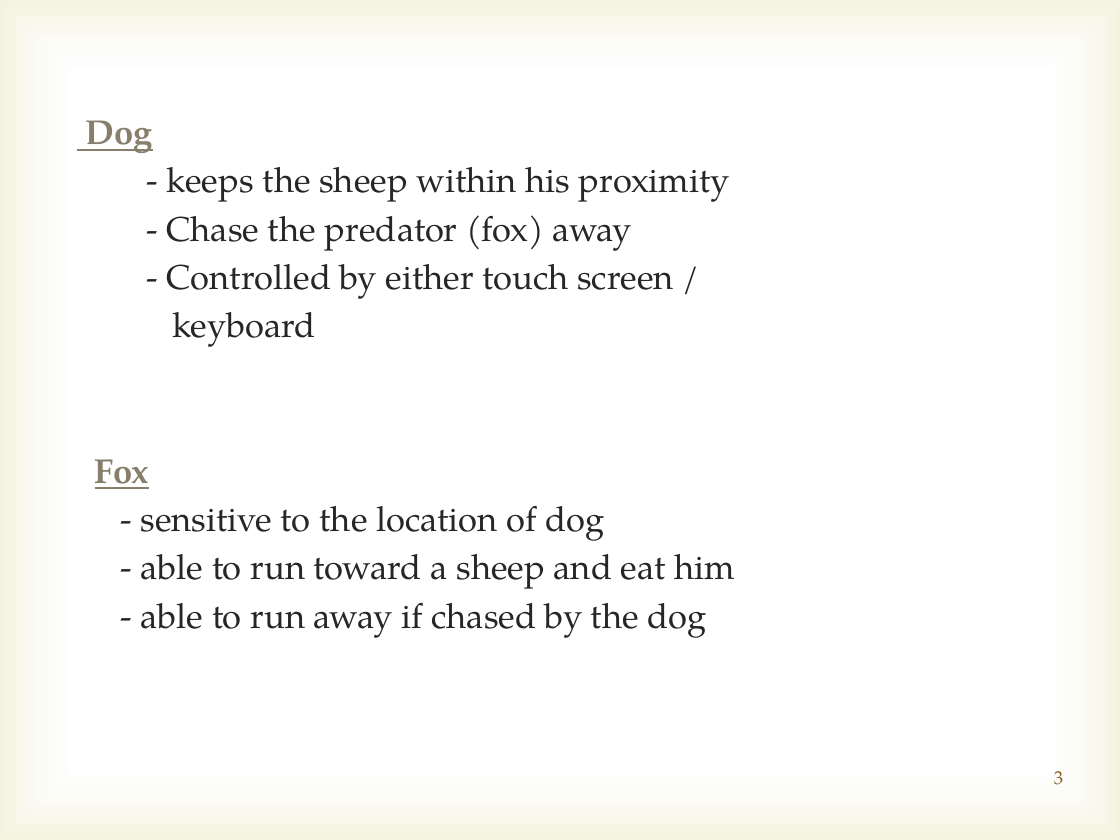
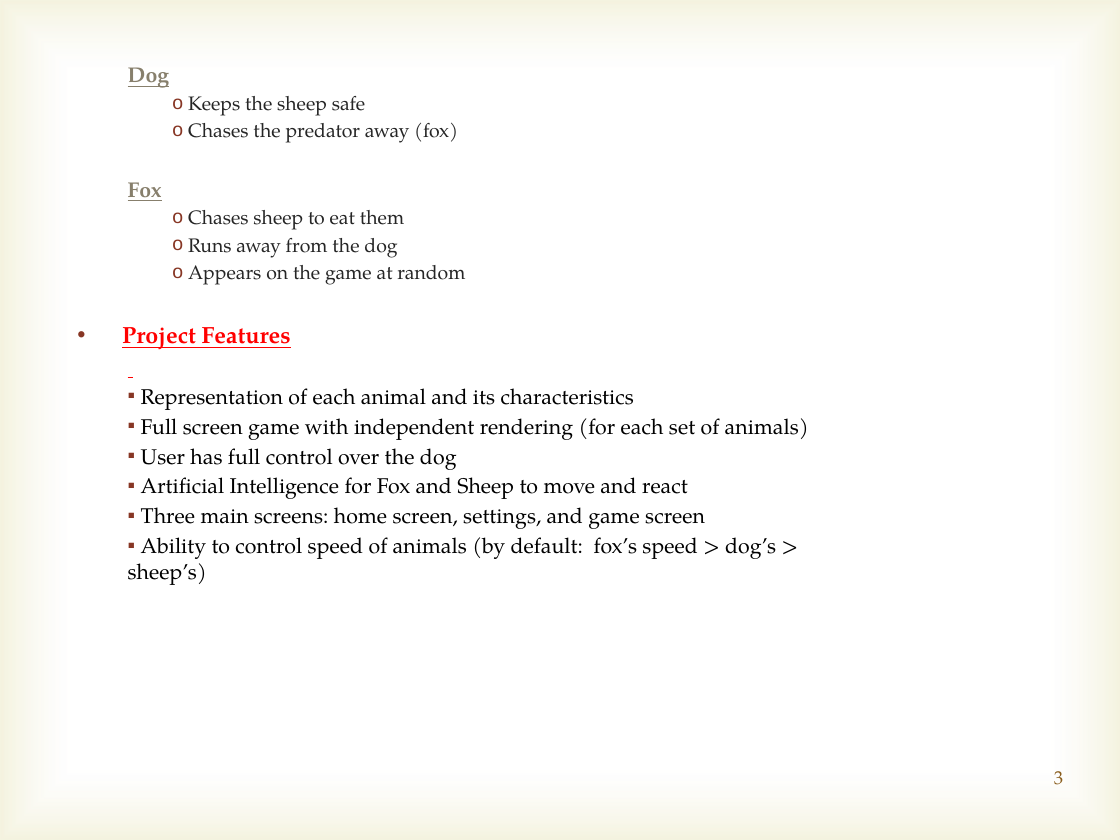
Before and after one commit to marcusvsilveira/lehman-android, a slide deck: slide 3 of Initial_presentation/Initial presentation.pptx. Drawn at 1120x840 pixels with LibreOffice and Linux fonts; fonts in the diff are those of the drawing; background and template pictures are left out. Boxes give left, top, right and bottom in pixels: in the first picture for what was removed or moved away, otherwise in the second. Text is boxed around its words. In the diff, an @@ line names an element or a change of style, - is before the commit and + after.

Commit message:
Adding title to main page
New version of the initial presentation

```diff
--- a/Initial_presentation/Initial presentation.pptx
+++ b/Initial_presentation/Initial presentation.pptx
@@ text at <box>128,67,170,88</box>: size 22.2 to 13.8 pt in "Dog", "Fox"; list level 1 to 2 in "Dog"; list level 1 to 2 in "Fox" @@
@@ text at <box>188,96,458,143</box>: text changed; size 22.2 to 12.5 pt @@
-- keeps the sheep within his proximity
-- Chase the predator (fox) away
-- Controlled by either touch screen /
-keyboard
+    o Keeps the sheep safe
+    o Chases the predator away (fox)
@@ text at <box>122,210,809,585</box>: text changed; size 22.2 to 13.8 pt; text colour #262626 to #000000 @@
-- sensitive to the location of dog
-- able to run toward a sheep and eat him
-- able to run away if chased by the dog
+    o Chases sheep to eat them
+    o Runs away from the dog
+    o Appears on the game at random
+• Project Features
+  ▪ Representation of each animal and its characteristics
+  ▪ Full screen game with independent rendering (for each set of animals)
+  ▪ User has full control over the dog
+  ▪ Artificial Intelligence for Fox and Sheep to move and react
+  ▪ Three main screens: home screen, settings, and game screen
+  ▪ Ability to control speed of animals (by default: fox’s speed > dog’s > sheep’s)
```
Also in this commit, not shown: 4 other slides changed, 4 other files.
